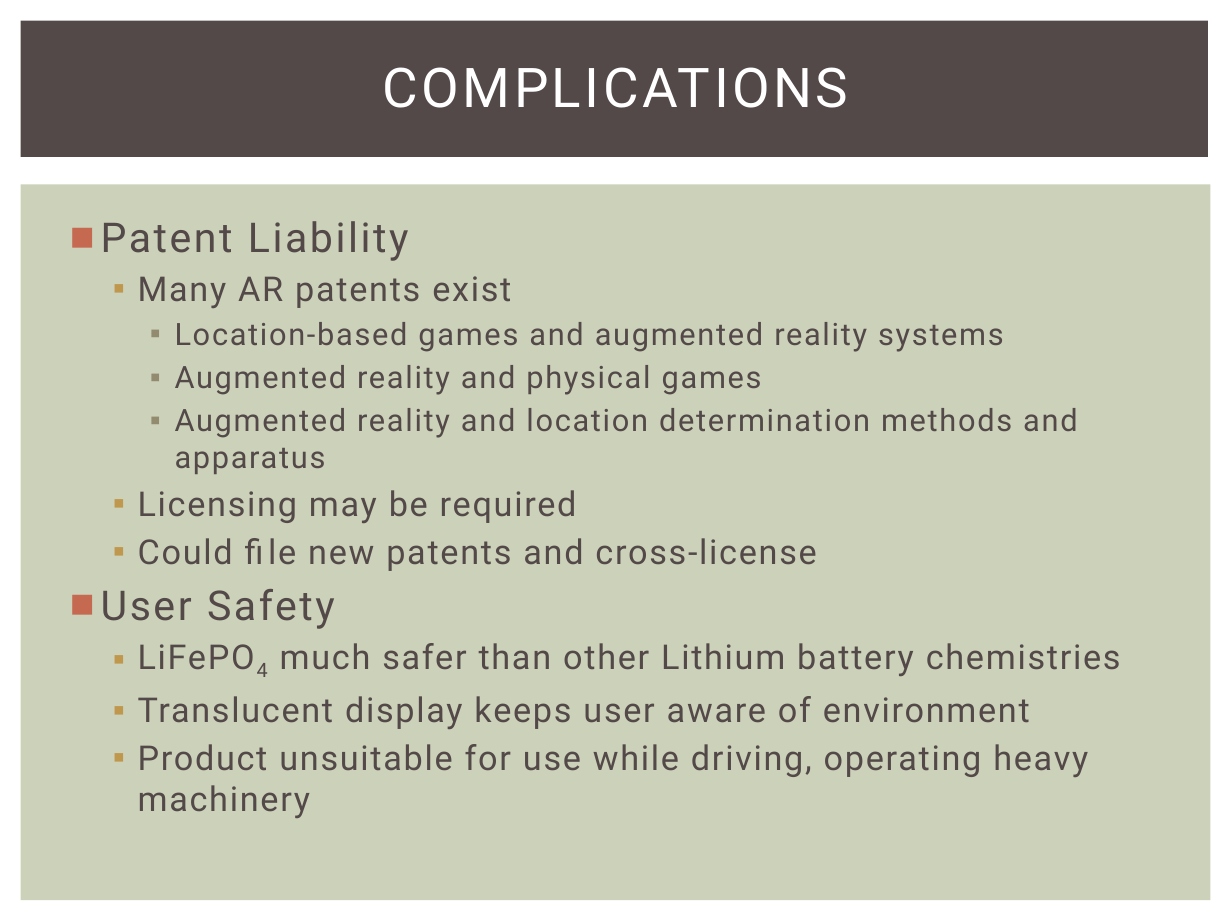
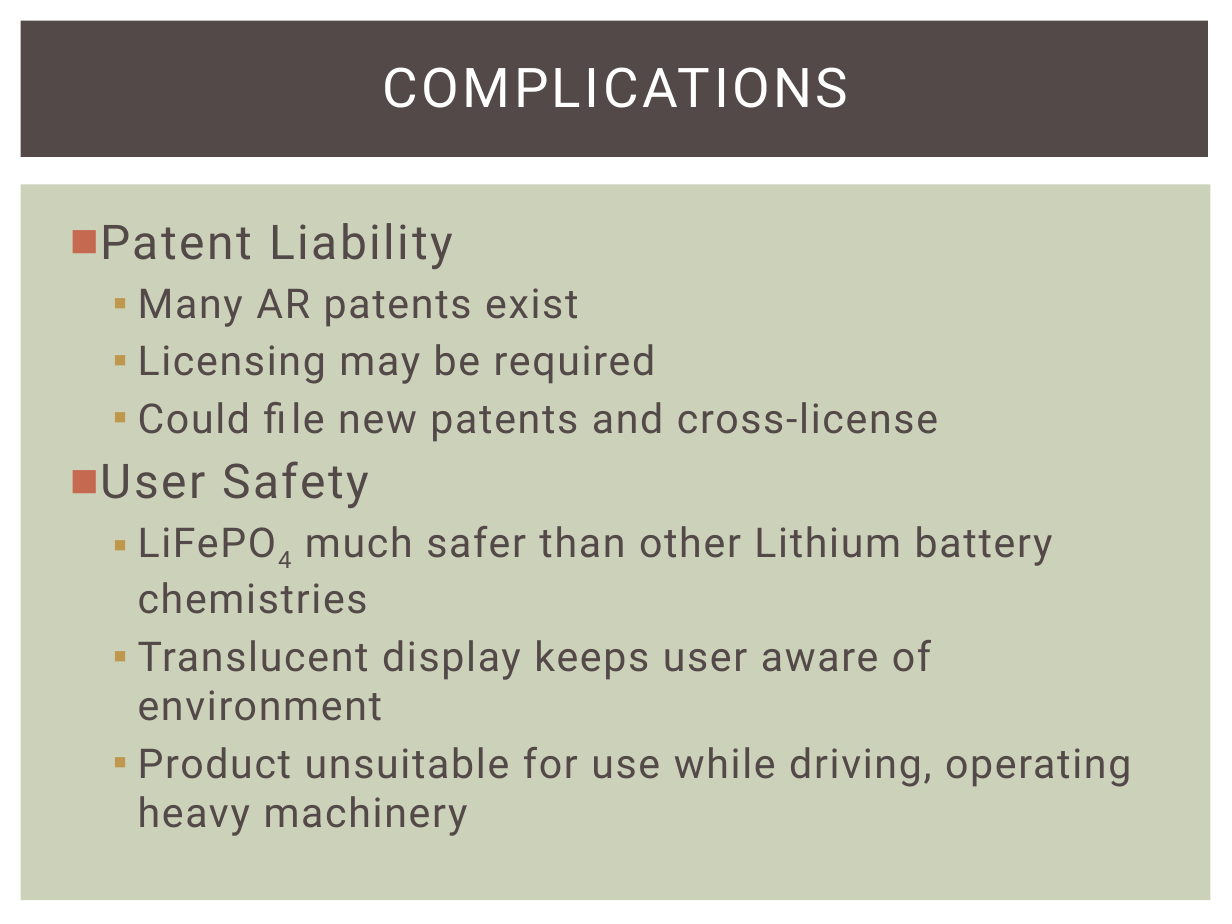
Before and after one commit to snowpuppy/augreality, a slide deck: slide 17 of doc/AugRealityMidReview.pptx. Drawn at 1232x924 pixels with LibreOffice and Linux fonts; fonts in the diff are those of the drawing. Boxes give left, top, right and bottom in pixels: in the first picture for what was removed or moved away, otherwise in the second. Text is boxed around its words. In the diff, an @@ line names an element or a change of style, - is before the commit and + after.

Commit message:
ppt update

```diff
--- a/doc/AugRealityMidReview.pptx
+++ b/doc/AugRealityMidReview.pptx
@@ text "Patent Liability" at (101, 223, 1131, 836): size 24 to 28 pt in "Patent Liability", "User Safety"; size 20 to 24 pt @@
@@ text at (175, 322, 1077, 474): paragraphs removed @@
-    ▪ Location-based games and augmented reality systems
-    ▪ Augmented reality and physical games
-    ▪ Augmented reality and location determination methods and apparatus
```
Also in this commit, not shown: 5 other slides changed.
